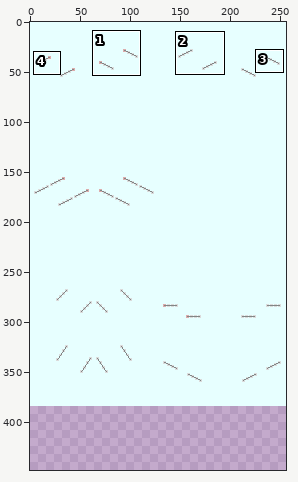
Sprite sheet, stored at making_file/pulley_top_under.png. The picture above shows the old version from afar; the outline marks the close-up.
Close-up. The starting point:
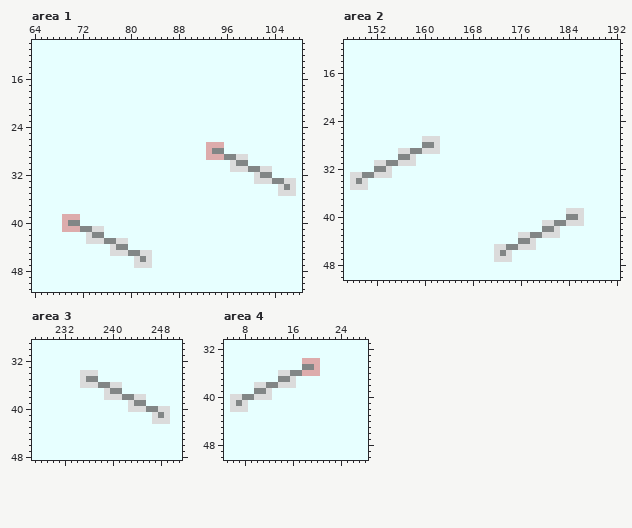
The file is 256x384 pixels. Colours within 5 levels of each other are drawn and written as one. Shown: area 1: x 64..108, y 10..51; area 2: x 147..192, y 11..50; area 3: x 227..251, y 29..48; area 4: x 5..28, y 31..50. The old version is drawn lined up with the new one, on the new canvas. The commit also changed other parts of the picture, which this record leaves out.
New version:
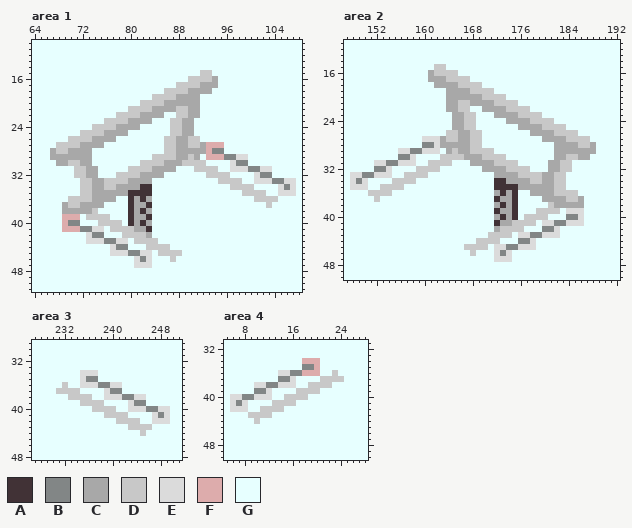
Palette (. is transparent): A #413236  B #828686  C #a8a8a8  D #c8c8c8  E #dbdbdb  F #ddacac  G #e7ffff
The edit:
canvas 256x384 -> 256x448
Changed rows in their new state; - is an unchanged pixel.
Area 1:
first column x 67:
15 -------------------------DD-----------
16 -----------------------DDDDC----------
17 ---------------------DDDDCCC----------
18 -------------------DDDDCCCC-----------
19 -----------------DDDDCCCC-------------
20 ---------------DDDDCCCCCC-------------
21 -------------DDDDCCCCDDCC-------------
22 -----------DDDDCCCC--DDCC-------------
23 ---------DDDDCCCC---DDCC--------------
24 -------DDDDCCCC-----DDCC--------------
25 -----DDDDCCCC-------DDCC--------------
26 ---DDDDCCCC--------DDCCDD-------------
27 -DDDDCCCC----------DDCCDDC------------
28 CDDCCCC------------DDCCCCC------------
29 CCCCCCC----------DDDDCCDC-------------
30 -CCDDCC--------DDDDCCCDDDD------------
31 ----DDCC-----DDDDCCCC---DDDD----------
32 ----DDCC---DDDDCCCC-------DDDD--------
33 -----DDCCDDDDCCCC-----------DDDD------
34 -----DDCCDDCCCCAA-------------DDDD----
35 -----DDCCCCCCAAAA---------------DDDD--
36 ---DDDDCCCC--ACAC-----------------DDDD
37 --CDDCCCC----ACCA-------------------D-
38 --CCCCCD-----ACAC---------------------
39 ------DDDD---ACCA---------------------
40 --------DDDD-ACAC---------------------
41 ----------DDDDCCA---------------------
42 ------------DDDDC---------------------
43 --------------DDDD--------------------
44 ----------------DDDD------------------
45 ------------------DDDD----------------
46 --------------------D-----------------
Area 2:
first column x 151:
15 -----------DD-------------------------
16 ----------CDDDD-----------------------
17 ----------CCCDDDD---------------------
18 -----------CCCCDDDD-------------------
19 -------------CCCCDDDD-----------------
20 -------------CCCCCCDDDD---------------
21 -------------CCDDCCCCDDDD-------------
22 -------------CCDD--CCCCDDDD-----------
23 --------------CCDD---CCCCDDDD---------
24 --------------CCDD-----CCCCDDDD-------
25 --------------CCDD-------CCCCDDDD-----
26 -------------DDCCDD--------CCCCDDDD---
27 ------------CDDCCDD----------CCCCDDDD-
28 ------------CCCCCDD------------CCCCDDC
29 -------------CDCCDDDD----------CCCCCCC
30 ------------DDDDCCCDDDD--------CCDDCC-
31 ----------DDDD---CCCCDDDD-----CCDD----
32 --------DDDD-------CCCCDDDD---CCDD----
33 ------DDDD-----------CCCCDDDDCCDD-----
34 ----DDDD-------------AACCCCDDCCDD-----
35 --DDDD---------------AAAACCCCCCDD-----
36 DDDD-----------------CACA--CCCCDDDD---
37 -D-------------------ACCA----CCCCDDC--
38 ---------------------CACA-----DCCCCC--
39 ---------------------ACCA---DDDD------
40 ---------------------CACA-DDDD--------
41 ---------------------ACCDDDD----------
42 ---------------------CDDDD------------
43 --------------------DDDD--------------
44 ------------------DDDD----------------
45 ----------------DDDD------------------
46 -----------------D--------------------
Area 3:
first column x 231:
36 -D--------------
37 DDDD------------
38 --DDDD----------
39 ----DDDD--------
40 ------DDDD------
41 --------DDDD----
42 ----------DDDD--
43 ------------DDDD
44 --------------D-
Area 4:
first column x 9:
36 --------------D-
37 ------------DDDD
38 ----------DDDD--
39 --------DDDD----
40 ------DDDD------
41 ----DDDD--------
42 --DDDD----------
43 DDDD------------
44 -D--------------
Where, in picture pixels (left, top, right, bottom), the same in both close-ups:
changed: (50, 70, 278, 262)
changed: (368, 64, 596, 256)
changed: (56, 382, 152, 436)
changed: (248, 370, 344, 424)
